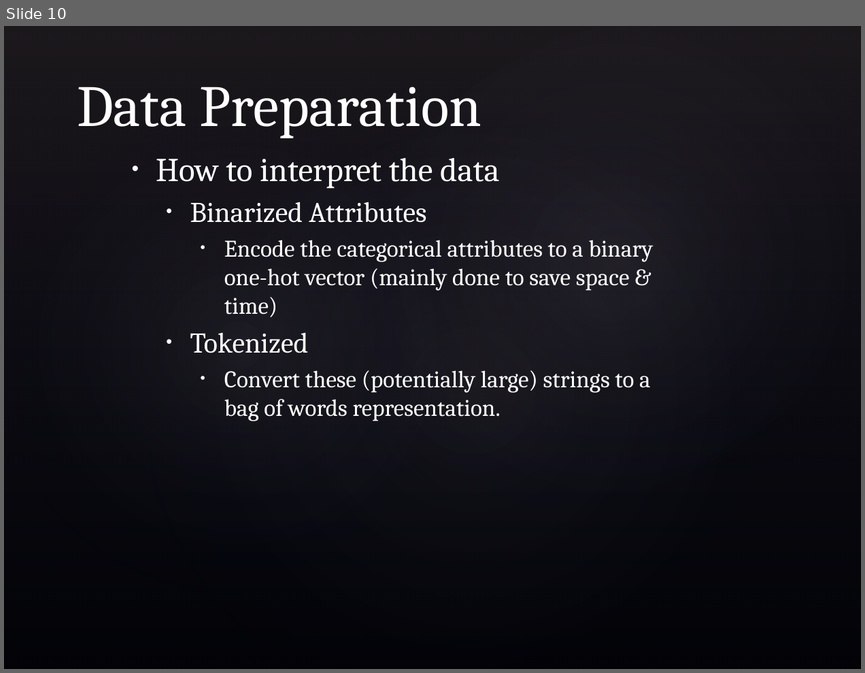
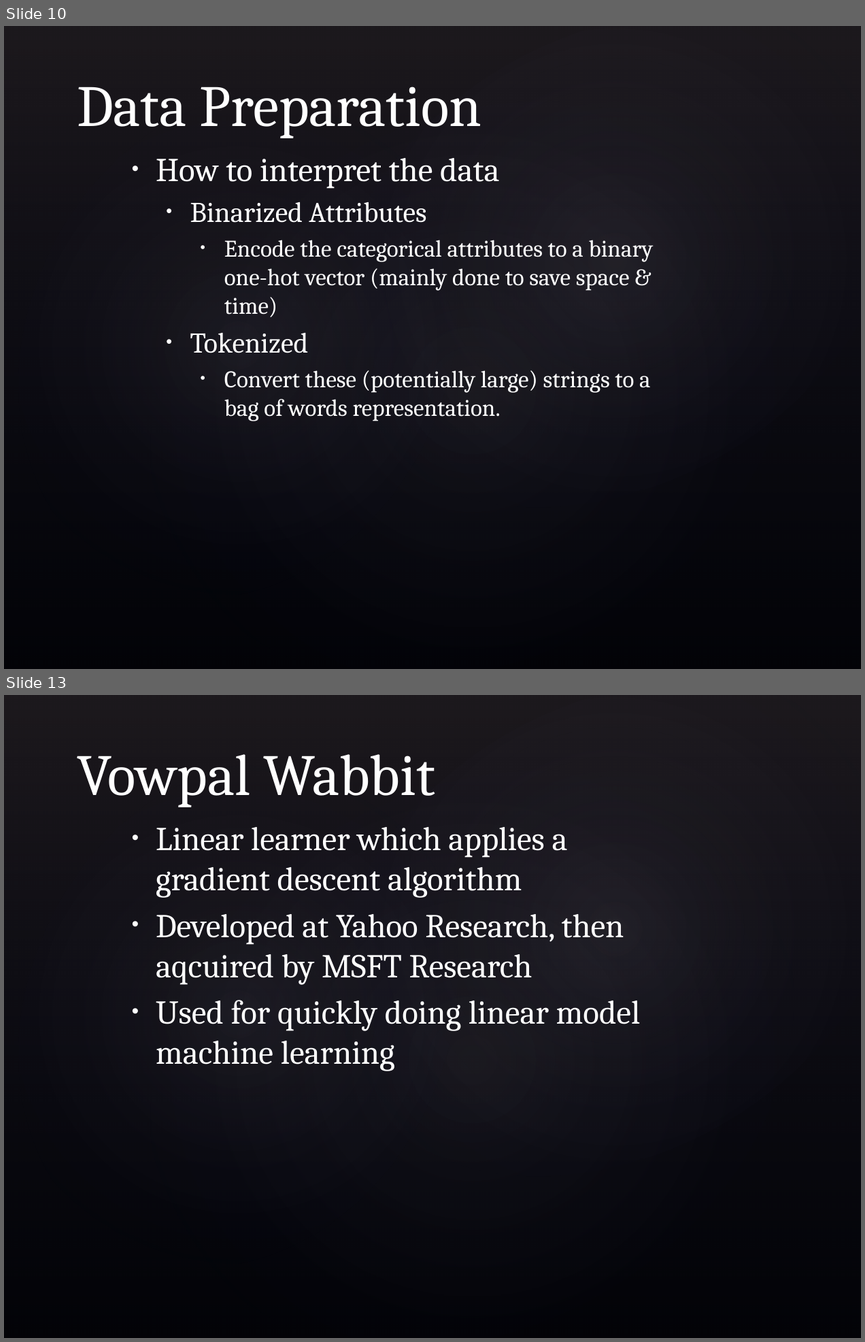
Before and after one commit to bradens/adzuna-competition, a slide deck: presentation.pptx. Shown one above the other, each under a label of ours: slide 10 before the commit, slides 10 and 13 after it; the slides between them are not shown. The pictures are 865x673 and 865x1342 pixels, drawn with LibreOffice and Linux fonts; fonts in the diff are those of the drawing; background and template pictures are left out. Boxes give left, top, right and bottom in pixels: in the first picture for what was removed or moved away, otherwise in the second. Text is boxed around its words. In the diff, an @@ line names an element or a change of style, - is before the commit and + after.

```diff
--- a/presentation.pptx
+++ b/presentation.pptx
@@ slide 13 added at [4,695,861,1338], background picture (left out); not listed: 4 template elements that a slide beside it also shows @@
@@ title added at [77,754,435,807], 49 pt, text #FFFFFF @@
+Vowpal Wabbit
@@ text added at [156,827,640,1071], 28 pt, text #FFFFFF @@
+• Linear learner which applies a gradient descent algorithm
+• Developed at Yahoo Research, then aqcuired by MSFT Research
+• Used for quickly doing linear model machine learning
```
Also in this commit, not shown: 2 slides changed, 6 other slides added.
